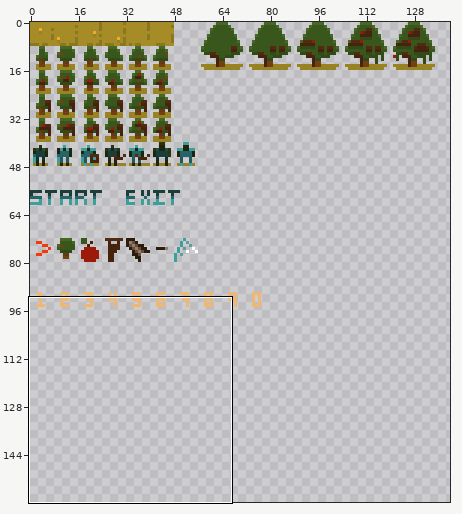
Edited in one commit: sprite sheet (Assets/Sprites/Tileset.png). The picture above shows the old version from afar; the outline marks the close-up.
Close-up. Before the commit:
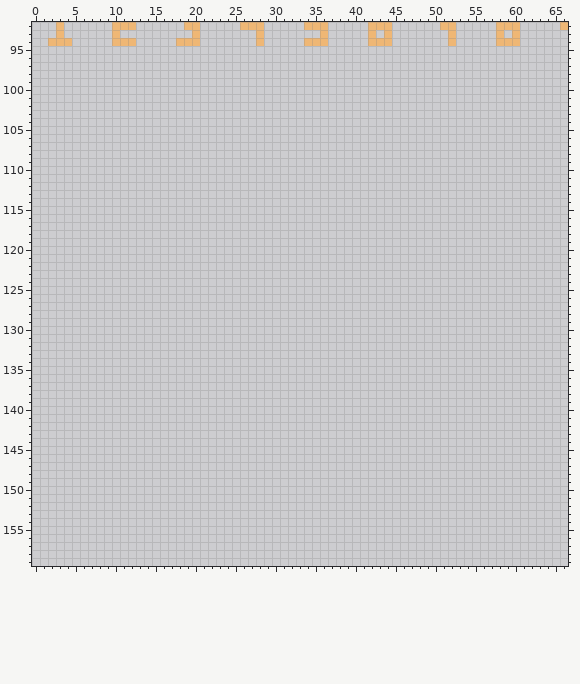
The file is 160x160 pixels. Colours within 5 levels of each other are drawn and written as one. Shown: x 0..66, y 92..159. The wide view leaves out empty margins. The commit also changed other parts of the picture, which this record leaves out.
The result:
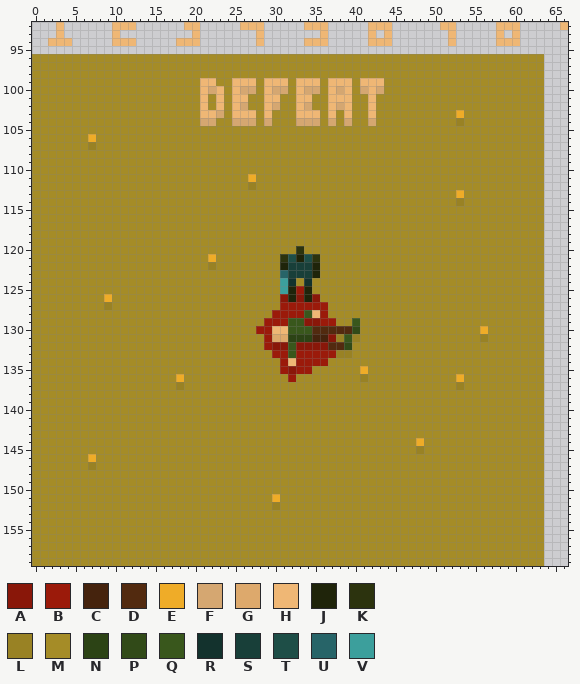
Palette (. is transparent): A #891709  B #9b1a0a  C #45230d  D #522a0f  E #efac28  F #d5a771  G #dda96c  H #efb775  J #1f240a  K #2c330e  L #998224  M #a58c27  N #2c4315  P #314a18  Q #39571c  R #13322d  S #183f39  T #1e4e47  U #276468  V #3c9f9c
Diff:
y 96..98: x 0..63 ................................................................ -> MMMMMMMMMMMMMMMMMMMMMMMMMMMMMMMMMMMMMMMMMMMMMMMMMMMMMMMMMMMMMMMM
y 99: x 0..63 ................................................................ -> MMMMMMMMMMMMMMMMMMMMMHHMMHHHMHHHMHHHMHHHMHHHMMMMMMMMMMMMMMMMMMMM
y 100: x 0..63 ................................................................ -> MMMMMMMMMMMMMMMMMMMMMHFHMHFFMHFFMHFFMHFHMFHFMMMMMMMMMMMMMMMMMMMM
y 101: x 0..63 ................................................................ -> MMMMMMMMMMMMMMMMMMMMMHMHMHHMMHHMMHHMMHHHMMHMMMMMMMMMMMMMMMMMMMMM
y 102: x 0..63 ................................................................ -> MMMMMMMMMMMMMMMMMMMMMHMHMHFMMHFMMHFMMHFHMMHMMMMMMMMMMMMMMMMMMMMM
y 103: x 0..63 ................................................................ -> MMMMMMMMMMMMMMMMMMMMMHHFMHHHMHMMMHHHMHMHMMHMMMMMMMMMMEMMMMMMMMMM
y 104: x 0..63 ................................................................ -> MMMMMMMMMMMMMMMMMMMMMFFMMFFFMFMMMFFFMFMFMMFMMMMMMMMMMLMMMMMMMMMM
y 105: x 0..63 ................................................................ -> MMMMMMMMMMMMMMMMMMMMMMMMMMMMMMMMMMMMMMMMMMMMMMMMMMMMMMMMMMMMMMMM
y 106: x 0..63 ................................................................ -> MMMMMMMEMMMMMMMMMMMMMMMMMMMMMMMMMMMMMMMMMMMMMMMMMMMMMMMMMMMMMMMM
y 107: x 0..63 ................................................................ -> MMMMMMMLMMMMMMMMMMMMMMMMMMMMMMMMMMMMMMMMMMMMMMMMMMMMMMMMMMMMMMMM
y 108..110: x 0..63 ................................................................ -> MMMMMMMMMMMMMMMMMMMMMMMMMMMMMMMMMMMMMMMMMMMMMMMMMMMMMMMMMMMMMMMM
y 111: x 0..63 ................................................................ -> MMMMMMMMMMMMMMMMMMMMMMMMMMMEMMMMMMMMMMMMMMMMMMMMMMMMMMMMMMMMMMMM
y 112: x 0..63 ................................................................ -> MMMMMMMMMMMMMMMMMMMMMMMMMMMLMMMMMMMMMMMMMMMMMMMMMMMMMMMMMMMMMMMM
y 113: x 0..63 ................................................................ -> MMMMMMMMMMMMMMMMMMMMMMMMMMMMMMMMMMMMMMMMMMMMMMMMMMMMMEMMMMMMMMMM
y 114: x 0..63 ................................................................ -> MMMMMMMMMMMMMMMMMMMMMMMMMMMMMMMMMMMMMMMMMMMMMMMMMMMMMLMMMMMMMMMM
y 115..119: x 0..63 ................................................................ -> MMMMMMMMMMMMMMMMMMMMMMMMMMMMMMMMMMMMMMMMMMMMMMMMMMMMMMMMMMMMMMMM
y 120: x 0..63 ................................................................ -> MMMMMMMMMMMMMMMMMMMMMMMMMMMMMMMMMKMMMMMMMMMMMMMMMMMMMMMMMMMMMMMM
y 121: x 0..63 ................................................................ -> MMMMMMMMMMMMMMMMMMMMMMEMMMMMMMMKTJTKMMMMMMMMMMMMMMMMMMMMMMMMMMMM
y 122: x 0..63 ................................................................ -> MMMMMMMMMMMMMMMMMMMMMMLMMMMMMMMJSSSJMMMMMMMMMMMMMMMMMMMMMMMMMMMM
y 123: x 0..63 ................................................................ -> MMMMMMMMMMMMMMMMMMMMMMMMMMMMMMMUSSSJMMMMMMMMMMMMMMMMMMMMMMMMMMMM
y 124: x 0..63 ................................................................ -> MMMMMMMMMMMMMMMMMMMMMMMMMMMMMMMVRMRMMMMMMMMMMMMMMMMMMMMMMMMMMMMM
y 125: x 0..63 ................................................................ -> MMMMMMMMMMMMMMMMMMMMMMMMMMMMMMMVJBJMMMMMMMMMMMMMMMMMMMMMMMMMMMMM
y 126: x 0..63 ................................................................ -> MMMMMMMMMEMMMMMMMMMMMMMMMMMMMMMAJAJAMMMMMMMMMMMMMMMMMMMMMMMMMMMM
y 127: x 0..63 ................................................................ -> MMMMMMMMMLMMMMMMMMMMMMMMMMMMMMMBBBBBBMMMMMMMMMMMMMMMMMMMMMMMMMMM
y 128: x 0..63 ................................................................ -> MMMMMMMMMMMMMMMMMMMMMMMMMMMMMMBBBBQHBMMMMMMMMMMMMMMMMMMMMMMMMMMM
y 129: x 0..63 ................................................................ -> MMMMMMMMMMMMMMMMMMMMMMMMMMMMMBBBQQAABBMMQMMMMMMMMMMMMMMMMMMMMMMM
y 130: x 0..63 ................................................................ -> MMMMMMMMMMMMMMMMMMMMMMMMMMMMBBHHQQQDDDDDPMMMMMMMMMMMMMMMEMMMMMMM
y 131: x 0..63 ................................................................ -> MMMMMMMMMMMMMMMMMMMMMMMMMMMMMBGGNNNCCALQLMMMMMMMMMMMMMMMLMMMMMMM
y 132: x 0..63 ................................................................ -> MMMMMMMMMMMMMMMMMMMMMMMMMMMMMBAAQAAAADDPMMMMMMMMMMMMMMMMMMMMMMMM
y 133: x 0..63 ................................................................ -> MMMMMMMMMMMMMMMMMMMMMMMMMMMMMMBBQBBBBBLLMMMMMMMMMMMMMMMMMMMMMMMM
y 134: x 0..63 ................................................................ -> MMMMMMMMMMMMMMMMMMMMMMMMMMMMMMMBHBBBBMMMMMMMMMMMMMMMMMMMMMMMMMMM
y 135: x 0..63 ................................................................ -> MMMMMMMMMMMMMMMMMMMMMMMMMMMMMMMBABBMMMMMMEMMMMMMMMMMMMMMMMMMMMMM
y 136: x 0..63 ................................................................ -> MMMMMMMMMMMMMMMMMMEMMMMMMMMMMMMMBMMMMMMMMLMMMMMMMMMMMEMMMMMMMMMM
y 137: x 0..63 ................................................................ -> MMMMMMMMMMMMMMMMMMLMMMMMMMMMMMMMMMMMMMMMMMMMMMMMMMMMMLMMMMMMMMMM
y 138..143: x 0..63 ................................................................ -> MMMMMMMMMMMMMMMMMMMMMMMMMMMMMMMMMMMMMMMMMMMMMMMMMMMMMMMMMMMMMMMM
y 144: x 0..63 ................................................................ -> MMMMMMMMMMMMMMMMMMMMMMMMMMMMMMMMMMMMMMMMMMMMMMMMEMMMMMMMMMMMMMMM
y 145: x 0..63 ................................................................ -> MMMMMMMMMMMMMMMMMMMMMMMMMMMMMMMMMMMMMMMMMMMMMMMMLMMMMMMMMMMMMMMM
y 146: x 0..63 ................................................................ -> MMMMMMMEMMMMMMMMMMMMMMMMMMMMMMMMMMMMMMMMMMMMMMMMMMMMMMMMMMMMMMMM
y 147: x 0..63 ................................................................ -> MMMMMMMLMMMMMMMMMMMMMMMMMMMMMMMMMMMMMMMMMMMMMMMMMMMMMMMMMMMMMMMM
y 148..150: x 0..63 ................................................................ -> MMMMMMMMMMMMMMMMMMMMMMMMMMMMMMMMMMMMMMMMMMMMMMMMMMMMMMMMMMMMMMMM
y 151: x 0..63 ................................................................ -> MMMMMMMMMMMMMMMMMMMMMMMMMMMMMMEMMMMMMMMMMMMMMMMMMMMMMMMMMMMMMMMM
y 152: x 0..63 ................................................................ -> MMMMMMMMMMMMMMMMMMMMMMMMMMMMMMLMMMMMMMMMMMMMMMMMMMMMMMMMMMMMMMMM
y 153..159: x 0..63 ................................................................ -> MMMMMMMMMMMMMMMMMMMMMMMMMMMMMMMMMMMMMMMMMMMMMMMMMMMMMMMMMMMMMMMM
Boxes around the changes in both close-ups, in picture pixels (x1, y1, x2, y2):
added: (32, 54, 544, 566)
